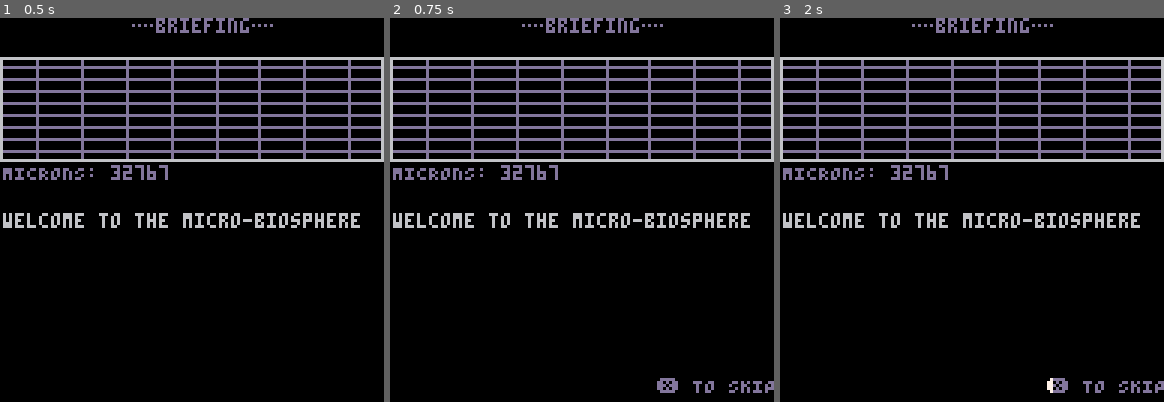
Above: before the commit, frames 1-3 (left to right).
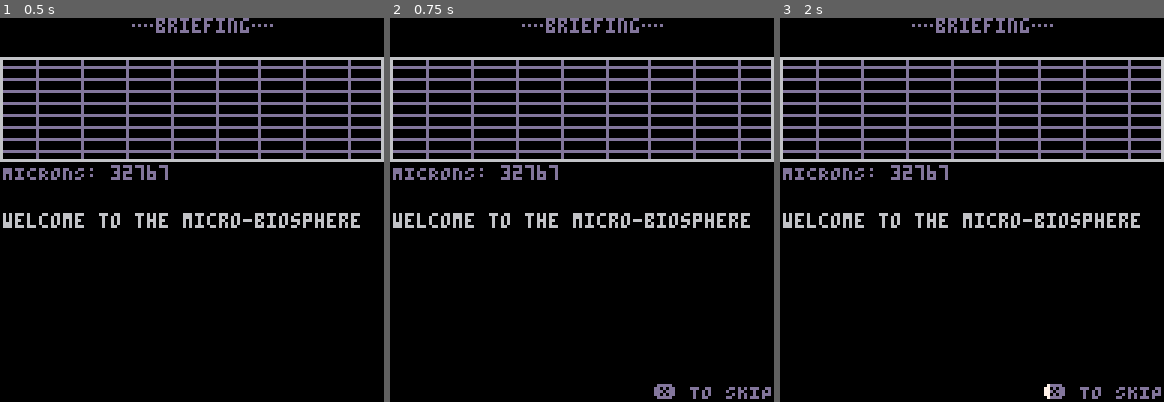
Above: after the commit, the same moments.

Repository: caseylabrack/laser
Game: PICO-8 cartridge zaag.p8
Same seed, same stepped clock (60 frames per second), same inputs: the game is played once before the commit and once after it.
Inputs:
- Up to frame 1 (0.5 s): tap X (X key) at 0.33 s
- Up to frame 2 (0.75 s): tap O (Z key) at 0.7 s
- Up to frame 3 (2 s): tap X (X key) at 1.07, 1.85 s; hold Right from 1.6 s (still down); tap O (Z key) at 1.7 s

Frame 1 is identical in both runs. In frame 2, 0.6% of the frame differs, in the area x 68-100%, y 93-100%; in frame 3, 0.6%.

Commit message:
reblastered!

Diff:
--- a/zaag.p8
+++ b/zaag.p8
@@ -1,12 +1,13 @@
 pico-8 cartridge // http://www.pico-8.com
 version 42
 __lua__
--- zaag
+-- zaag: reblastered
 -- casey labrack
 
---debug=true
-
-version=98
+--an asteroids-like
+--with lasers and mulligans
+
+version=100
 _g=_ENV
 laserspeeds={.0025,.002,.0015}
 --players, lasers, safe zones, animations (coroutines), animations in draw phase, flowers, roids, bullets, homing bombs
@@ -695,9 +696,9 @@
 end
 
 if state=="running" or state=="setup" then
-	print("level "..12-lvl,0,2,7)
+	print("level "..12-lvl,1,1,7)
 	for i=1,extralives do
-		spr(22,i*6-6,10)
+		spr(1,1+i*6-6,9)
 	end
 end
 
@@ -1144,9 +1145,9 @@
 
 function doslides()
 	state="intro"
-	if not debug then
+--	if not debug then
 		music(0)
-	end
+--	end
 	--this iter music pattern,
 	--pattern last iter,
 	--ticks this pattern
@@ -1178,9 +1179,9 @@
 			end
 		end
 
-		print("❎ TO SKIP",89,120,13)
-		clip(89,120,39*skipcount/30,8)
-		print("❎ TO SKIP",89,120,7)
+		print("❎ TO SKIP",88,122,13)
+		clip(88,122,39*skipcount/30,8)
+		print("❎ TO SKIP",88,122,7)
 		clip()
 	else
 		skipcount=0
@@ -1752,7 +1753,8 @@
 		end
 
 		pal(7,0)
-		sspr(65,0,51,39,39,18)
+--		sspr(65,0,51,40,39,18)
+		sspr(48,0,68,40,39,18)
 		pal()
 
 		if title⧗>60 then
@@ -1766,7 +1768,7 @@
 
 --		print("cASEY\nlABRACK",1,117)
 
-		print("V."..version,111,123,1)
+		print("V."..version,108,122,1)
 end
 -->8
 -- enemies
Not shown, changed: 41 lines of the sprite sheet (__gfx__) section of zaag.p8
Not shown, changed: the thumbnail (__label__) section of zaag.p8
Not shown, changed: zaag.p8.png
